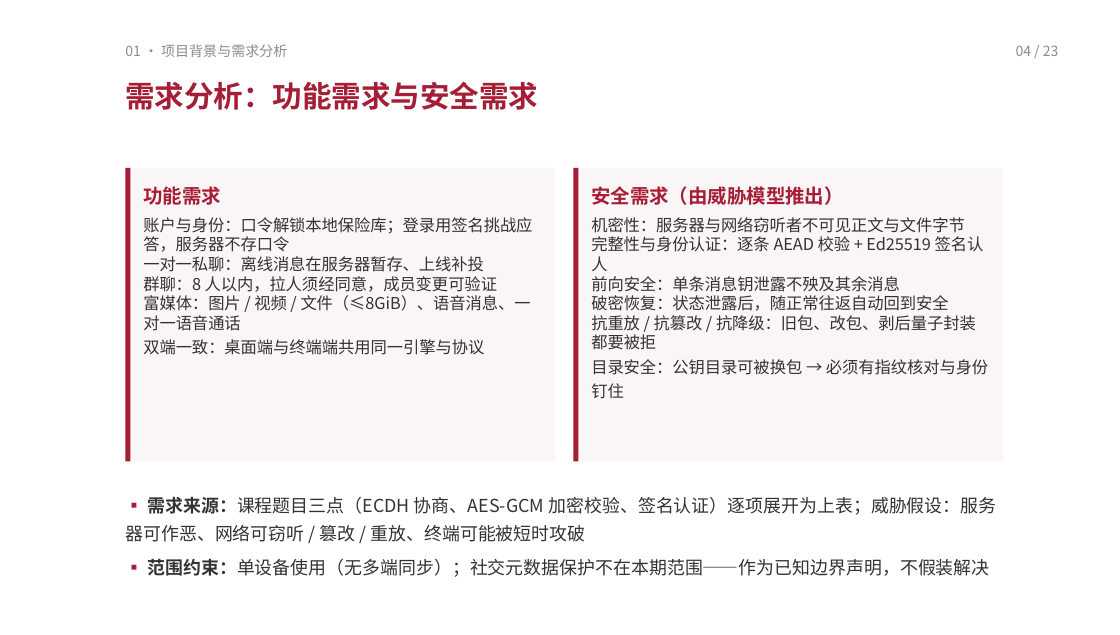
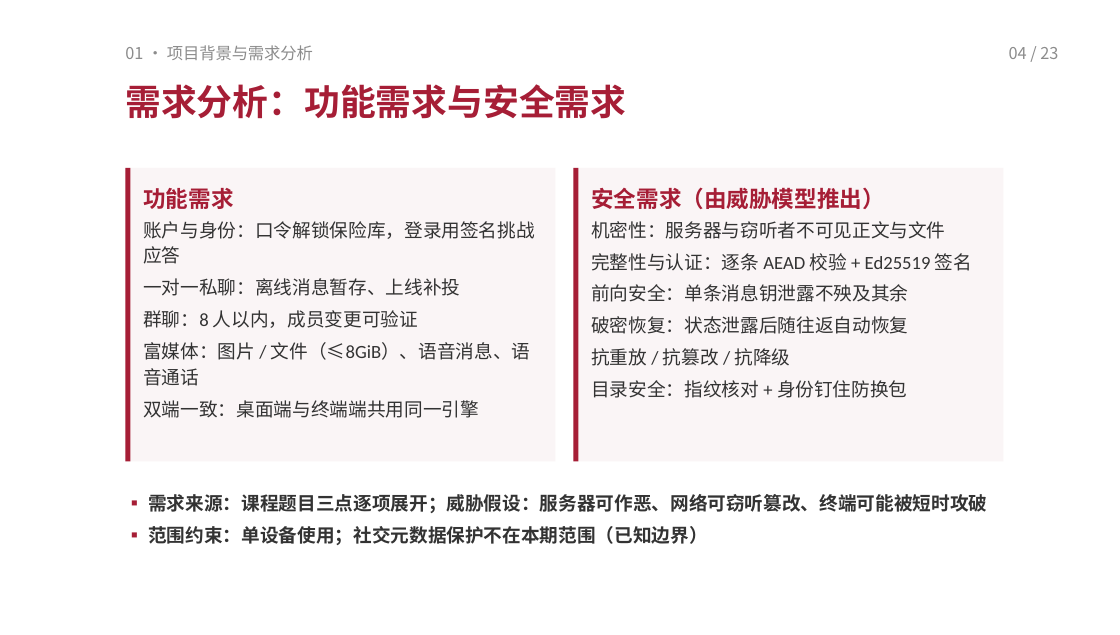
Before and after one commit to TomHaoZi/ECNUchat, a slide deck: slide 4 of 中期汇报/ECNUchat-中期汇报.pptx. Drawn at 1120x635 pixels with LibreOffice and Linux fonts; fonts in the diff are those of the drawing. Boxes give left, top, right and bottom in pixels: in the first picture for what was removed or moved away, otherwise in the second. Text is boxed around its words. In the diff, an @@ line names an element or a change of style, - is before the commit and + after.

Commit message:
PPT 简约大字版：全文精简（每页只留要点）、字号整体放大、标题单行化，图解保留原生形状；速记卡与 README 同步为 23 页，预览 PDF 重新生成

```diff
--- a/中期汇报/ECNUchat-中期汇报.pptx
+++ b/中期汇报/ECNUchat-中期汇报.pptx
@@ text "01 · 项目背景与需求分析" at [125, 45, 313, 60]: size 9 to 10.5 pt @@
@@ text "04 / 23" at [1009, 47, 1058, 59]: size 9 to 10.5 pt @@
@@ text "需求分析：功能需求与安全需求" at [125, 84, 626, 119]: size 19 to 23 pt @@
@@ text "功能需求" at [143, 188, 233, 209]: size 12.5 to 14.5 pt @@
@@ text "安全需求（由威胁模型推出）" at [591, 187, 885, 209]: size 12.5 to 14.5 pt @@
@@ text at [143, 221, 535, 418]: text changed; size 10.5 to 12 pt; font Noto Sans CJK SC to Calibri @@
-账户与身份：口令解锁本地保险库；登录用签名挑战应答，服务器不存口令
-一对一私聊：离线消息在服务器暂存、上线补投
-群聊：8 人以内，拉人须经同意，成员变更可验证
-富媒体：图片 / 视频 / 文件（≤8GiB）、语音消息、一对一语音通话
-双端一致：桌面端与终端端共用同一引擎与协议
+账户与身份：口令解锁保险库，登录用签名挑战应答
+一对一私聊：离线消息暂存、上线补投
+群聊：8 人以内，成员变更可验证
+富媒体：图片 / 文件（≤8GiB）、语音消息、语音通话
+双端一致：桌面端与终端端共用同一引擎
@@ text at [591, 221, 945, 398]: text changed; size 10.5 to 12 pt; font Noto Sans CJK SC to Calibri @@
-机密性：服务器与网络窃听者不可见正文与文件字节
-完整性与身份认证：逐条 AEAD 校验 + Ed25519 签名认人
-前向安全：单条消息钥泄露不殃及其余消息
-破密恢复：状态泄露后，随正常往返自动回到安全
-抗重放 / 抗篡改 / 抗降级：旧包、改包、剥后量子封装都要被拒
-目录安全：公钥目录可被换包 → 必须有指纹核对与身份钉住
+机密性：服务器与窃听者不可见正文与文件
+完整性与认证：逐条 AEAD 校验 + Ed25519 签名
+前向安全：单条消息钥泄露不殃及其余
+破密恢复：状态泄露后随往返自动恢复
+抗重放 / 抗篡改 / 抗降级
+目录安全：指纹核对 + 身份钉住防换包
@@ text at [148, 494, 987, 545]: text changed; size 11.5 to 12 pt; font Noto Sans CJK SC to Calibri; bold on @@
-▪ 需求来源：课程题目三点（ECDH 协商、AES-GCM 加密校验、签名认证）逐项展开为上表；威胁假设：服务器可作恶、网络可窃听 / 篡改 / 重放、终端可能被短时攻破
-▪ 范围约束：单设备使用（无多端同步）；社交元数据保护不在本期范围——作为已知边界声明，不假装解决
+▪ 需求来源：课程题目三点逐项展开；威胁假设：服务器可作恶、网络可窃听篡改、终端可能被短时攻破
+▪ 范围约束：单设备使用；社交元数据保护不在本期范围（已知边界）
```
Also in this commit, not shown: 20 other slides changed, 4 other files.
